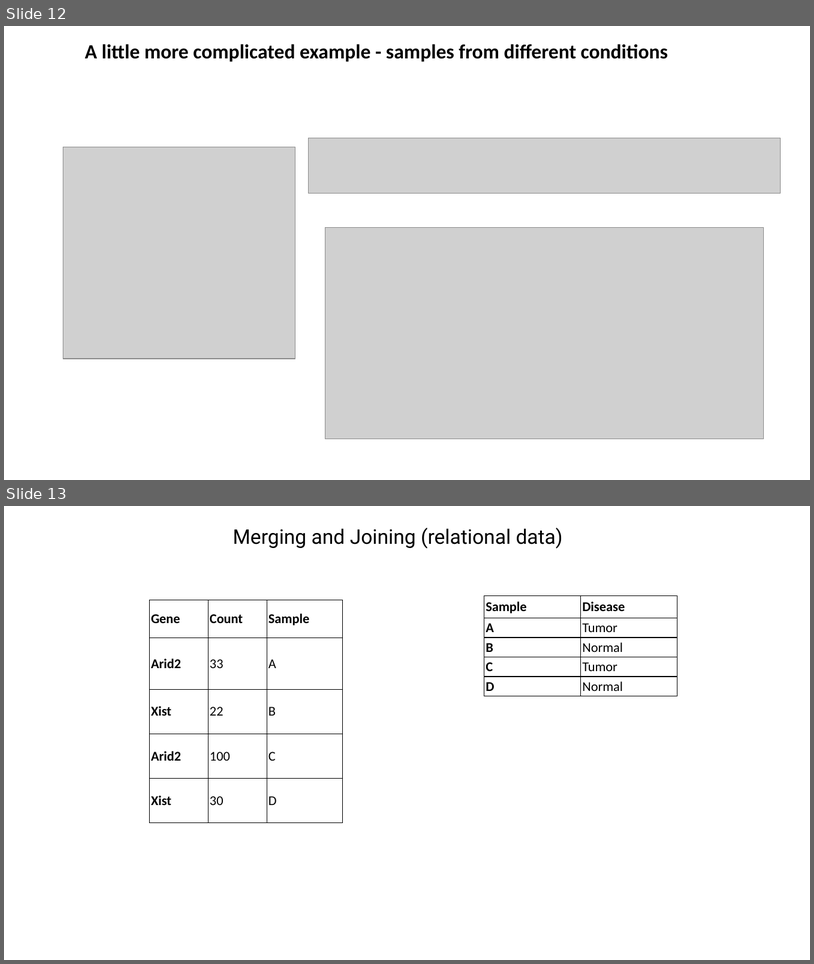
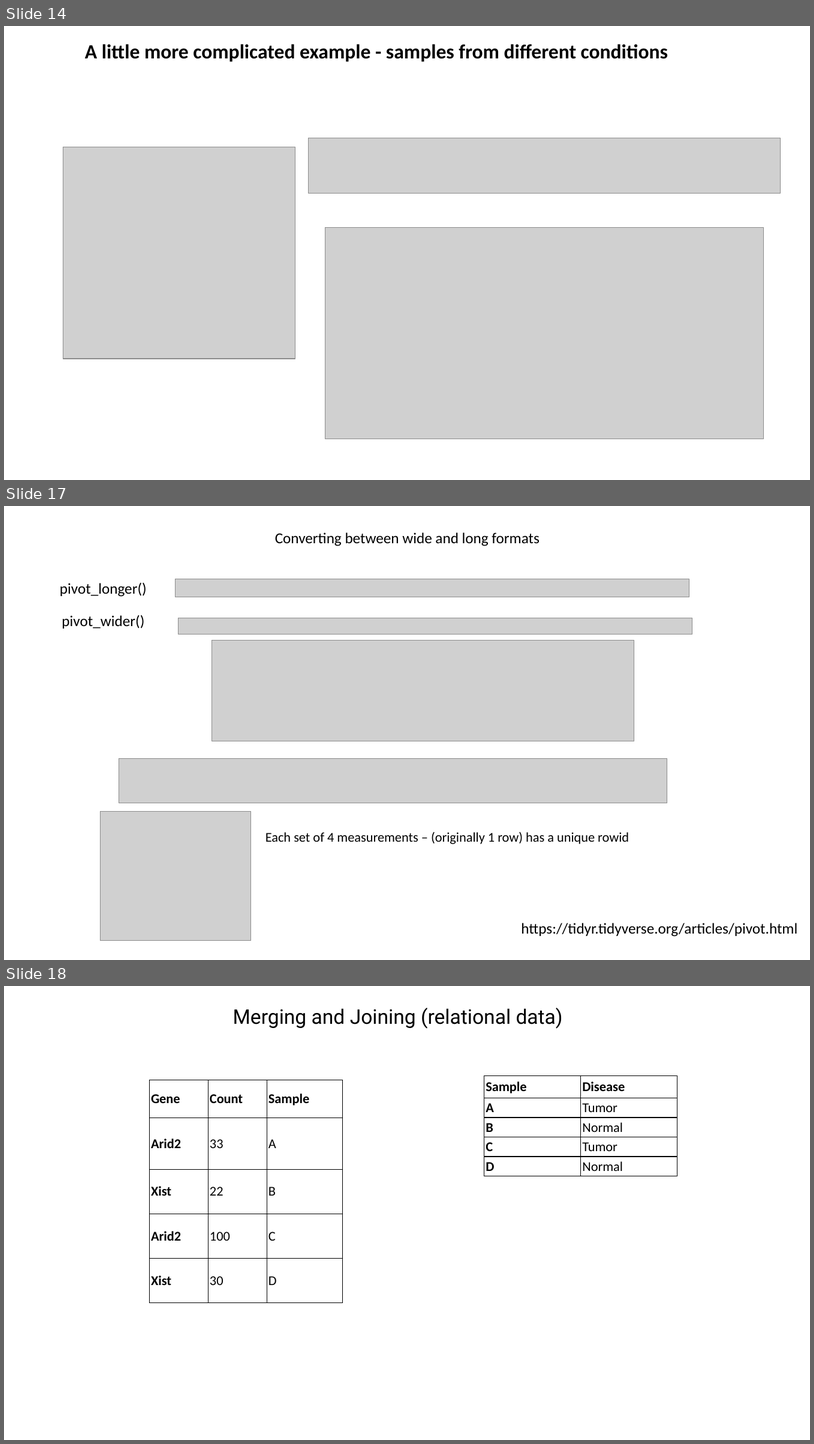
Before and after one commit to jraab/GNET749_RNAseq, a slide deck: lectures/2023_RNAseq_Class2.pptx. Shown one above the other, each under a label of ours: slides 12 and 13 before the commit, slides 14, 17 and 18 after it; the slides between them are not shown. The pictures are 814x964 and 814x1444 pixels, drawn with LibreOffice and Linux fonts; fonts in the diff are those of the drawing; grey boxes stand for pictures. Boxes give left, top, right and bottom in pixels: in the first picture for what was removed or moved away, otherwise in the second. Text is boxed around its words. In the diff, an @@ line names an element or a change of style, - is before the commit and + after.

```diff
--- a/lectures/2023_RNAseq_Class2.pptx
+++ b/lectures/2023_RNAseq_Class2.pptx
@@ slide 17 added at <box>4,506,810,960</box>, background #FFFFFF @@
@@ text added at <box>275,532,539,546</box>, 18 pt, text #000000 @@
+Converting between wide and long formats
@@ text added at <box>60,582,147,597</box>, 18 pt, text #000000 @@
+pivot_longer()
@@ picture added at <box>175,579,689,597</box> @@
@@ text added at <box>62,615,144,628</box>, 18 pt, text #000000 @@
+pivot_wider()
@@ picture added at <box>178,618,692,634</box> @@
@@ picture added at <box>212,640,635,741</box> @@
@@ picture added at <box>119,758,667,803</box> @@
@@ picture added at <box>100,811,251,940</box> @@
@@ text added at <box>266,832,629,844</box>, 16 pt, text #000000 @@
+Each set of 4 measurements – (originally 1 row) has a unique rowid
@@ text added at <box>521,922,798,936</box>, 18 pt, text #000000 @@
+https://tidyr.tidyverse.org/articles/pivot.html
@@ what was slide 12 is now slide 14 @@
@@ what was slide 13 is now slide 18 @@
```
Also in this commit, not shown: 6 slides changed, 10 other slides added, 3 slides removed, 2 other files.
